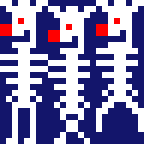
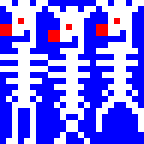
Comparing the layer stacks of the two 144×144 images. Changes:
removed layer "Pasted Layer #2" over 96, 0, 144, 144
removed layer "Pasted Layer #1" over 48, 0, 96, 144
painted on "Pasted Layer" over 0, 0, 144, 144
